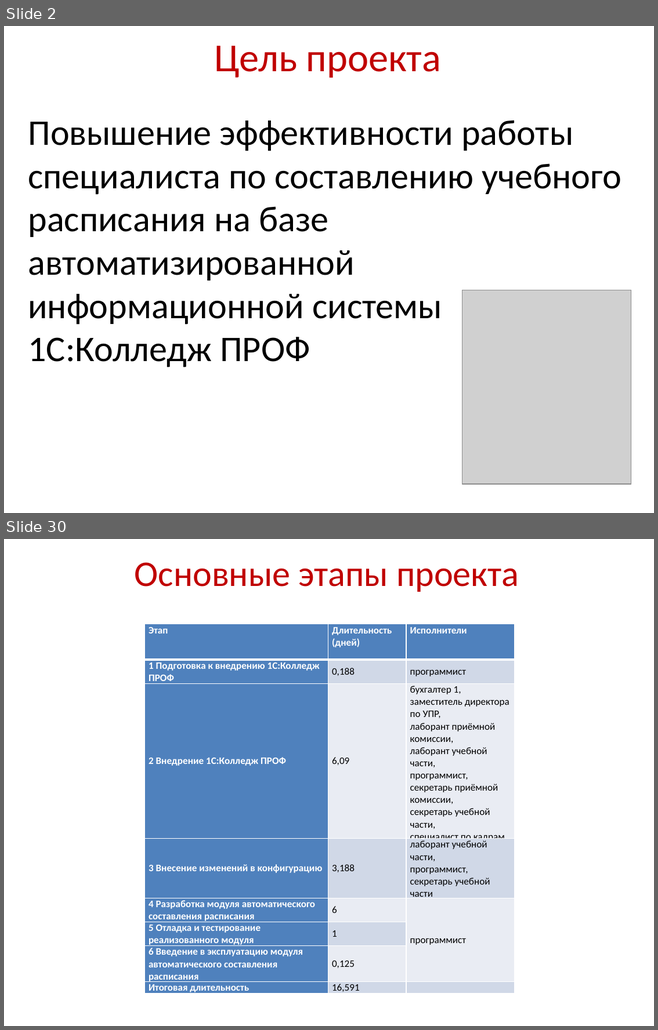
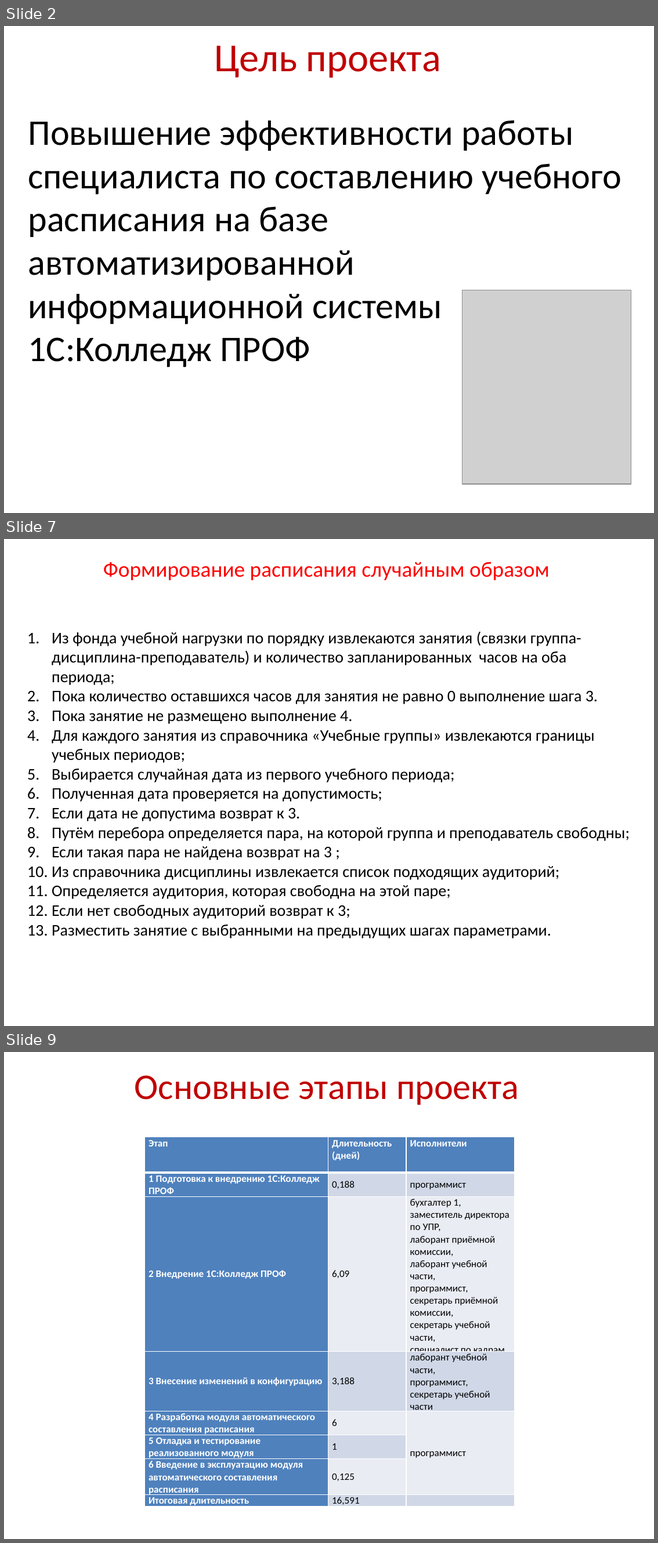
Before and after one commit to rasmushippy/dip, a slide deck: диплом/Презентация к диплому.pptx. Shown one above the other, each under a label of ours: slides 2 and 30 before the commit, slides 2, 7 and 9 after it; the slides between them are not shown. The pictures are 658x1030 and 658x1543 pixels, drawn with LibreOffice and Linux fonts; fonts in the diff are those of the drawing; grey boxes stand for pictures; background and template pictures are left out. Boxes give left, top, right and bottom in pixels: in the first picture for what was removed or moved away, otherwise in the second. Text is boxed around its words. In the diff, an @@ line names an element or a change of style, - is before the commit and + after.

```diff
--- a/диплом/Презентация к диплому.pptx
+++ b/диплом/Презентация к диплому.pptx
@@ slide 7 added at <box>4,539,654,1026</box>, background picture (left out) @@
@@ text added at <box>103,562,549,580</box>, 24 pt, text #FF0000 @@
+Формирование расписания случайным образом
@@ text added at <box>27,631,629,939</box>, 18 pt, text #000000 @@
+1. Из фонда учебной нагрузки по порядку извлекаются занятия (связки группа-дисциплина-преподаватель) и количество запланированных часов на оба периода;
+2. Пока количество оставшихся часов для занятия не равно 0 выполнение шага 3.
+3. Пока занятие не размещено выполнение 4.
+4. Для каждого занятия из справочника «Учебные группы» извлекаются границы учебных периодов;
+5. Выбирается случайная дата из первого учебного периода;
+6. Полученная дата проверяется на допустимость;
+7. Если дата не допустима возврат к 3.
+8. Путём перебора определяется пара, на которой группа и преподаватель свободны;
+9. Если такая пара не найдена возврат на 3 ;
+10. Из справочника дисциплины извлекается список подходящих аудиторий;
+11. Определяется аудитория, которая свободна на этой паре;
+12. Если нет свободных аудиторий возврат к 3;
+13. Разместить занятие с выбранными на предыдущих шагах параметрами.
@@ what was slide 30 is now slide 9 @@
```
Also in this commit, not shown: 2 slides changed, 4 other slides added, 32 slides removed, 4 other files.
